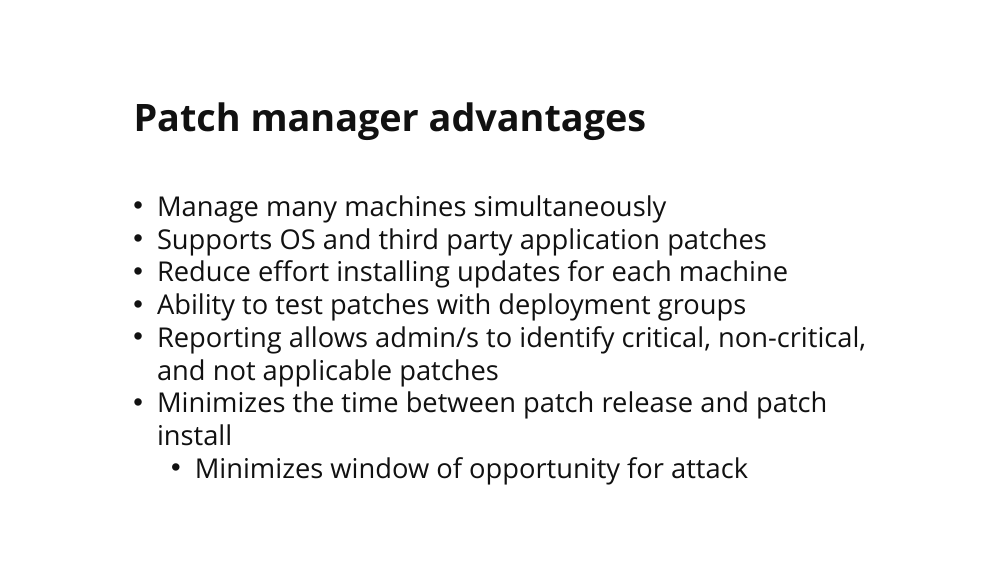
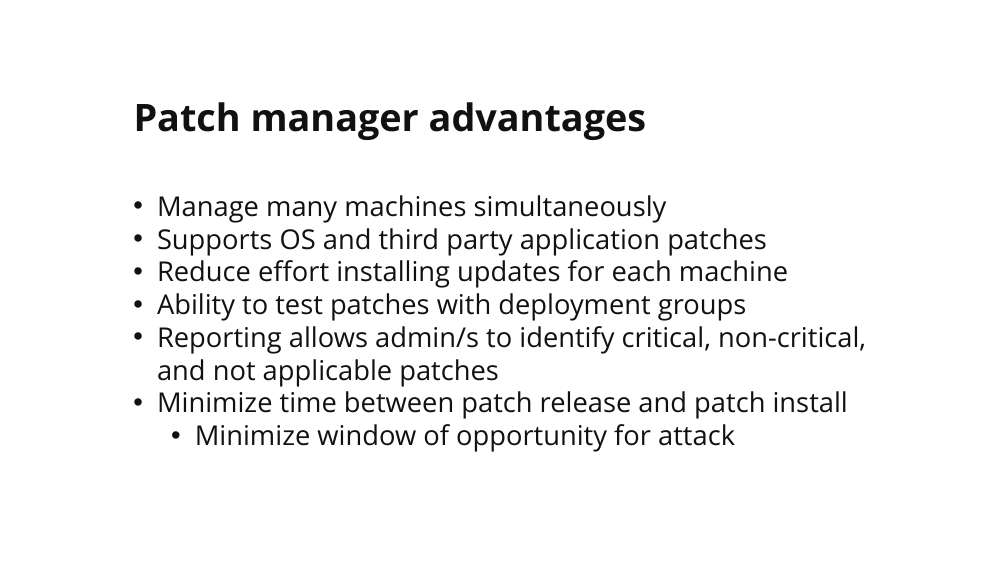
Before and after one commit to martymcflywa/ecu, a slide deck: slide 12 of year_1/sem_2/CSI1101_computer_security/0b_assignment_2_[22MAY15_0900]/dev/CSI1101_PONCE_A2_v02.pptx. Drawn at 1008x567 pixels with LibreOffice and Linux fonts; fonts in the diff are those of the drawing. Boxes give left, top, right and bottom in pixels: in the first picture for what was removed or moved away, otherwise in the second. Text is boxed around its words. In the diff, an @@ line names an element or a change of style, - is before the commit and + after.

```diff
--- a/year_1/sem_2/CSI1101_computer_security/0b_assignment_2_[22MAY15_0900]/dev/CSI1101_PONCE_A2_v02.pptx
+++ b/year_1/sem_2/CSI1101_computer_security/0b_assignment_2_[22MAY15_0900]/dev/CSI1101_PONCE_A2_v02.pptx
@@ text at [157,391,848,452]: text changed @@
-• Minimizes the time between patch release and patch install
-  • Minimizes window of opportunity for attack
+• Minimize time between patch release and patch install
+  • Minimize window of opportunity for attack
```
Also in this commit, not shown: 4 other slides changed.
